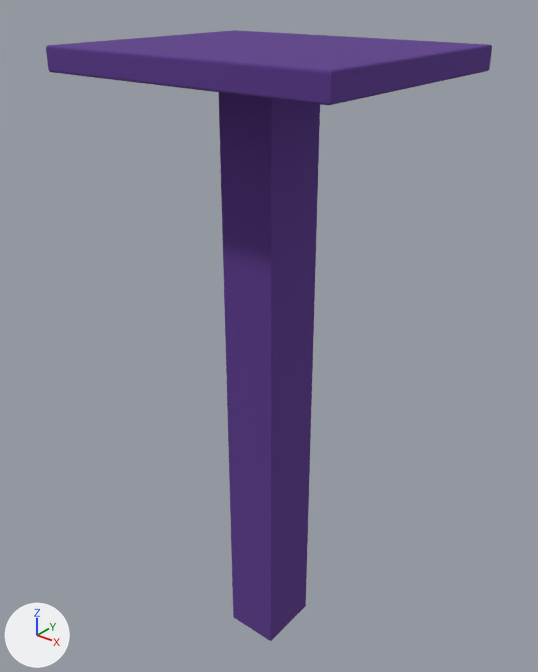
One commit to the FBX model Assets/Platform-Cook/Art/Meshes/Platform.fbx: the scene before it, then after it.
Rendered twice from a 50 mm lens placed at (1.95, -2.45, 0.35), pointed at (-0.06, 0.07, -1.21). Every picture has the same lights, and +X, +Y and +Z are marked at lower left. Where no turn or scale is listed for an object, it has been applied to the vertices.

Script lines for the objects in view, before the commit:
```python
me_cube_008 = bpy.data.meshes.new('Cube.008')
me_cube_008.from_pydata(...)  # 40 vertices, 38 faces; spans x -0.67..0.67, y -0.56..0.56, z -2.9..0.1
me_cube_008.materials.append(mat_stickman)  # picture img_atlas_jpg
# before: 0 (-0.13, 0.16, 0.0), 1 (-0.13, -0.16, 0.0), 2 (0.13, 0.16, 0.0), 3 (0.13, -0.16, 0.0), 4 (-0.13, 0.16, -2.9)
# before: 5 (-0.13, -0.16, -2.9) at pixel (233, 617), 6 (0.13, 0.16, -2.9) at pixel (305, 605), 7 (0.13, -0.16, -2.9) at pixel (270, 641), 9 (-0.66, 0.55, 0.0), 12 (-0.66, -0.55, 0.0) at pixel (52, 72)
# before: 25 (0.66, 0.55, 0.0) at pixel (485, 71), 33 (0.66, -0.55, 0.0) at pixel (328, 105)
ob_platform_001 = bpy.data.objects.new('platform.001', me_cube_008)
ob_platform_001.location = (0.0, 0.0, 0.0)
```
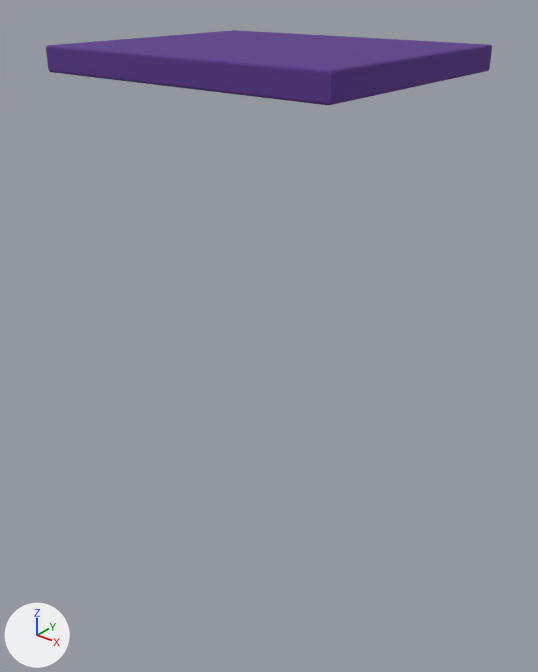
Changed parts and their boxes (x1, y1, x2, y2) in the pictures (538 x 672 px):
'platform.001', reshaped (88% shorter): before (46, 30, 492, 641); after (46, 30, 492, 105)
part 1 of me_cube_008, cut back (purple): before (219, 92, 320, 641)

The edits, one by one:
me_cube_008 is used by ob_platform_001; location (0.0, 0.0, 0.0).
Verts and faces of me_cube_008; kept vertices keep their numbers, new ones are numbered from 40.
me_cube_008 had 40 vertices, 38 faces and spanned x -0.67..0.67, y -0.56..0.56, z -2.9..0.1.
me_cube_008 now has 32 vertices, 30 faces and spans x -0.67..0.67, y -0.56..0.56, z 0.0..0.1.
Part 1, on me_cube_008:
Vertices deleted: 0 to 7 (with the faces that use them).
New faces: (9, 25, 33, 12).
